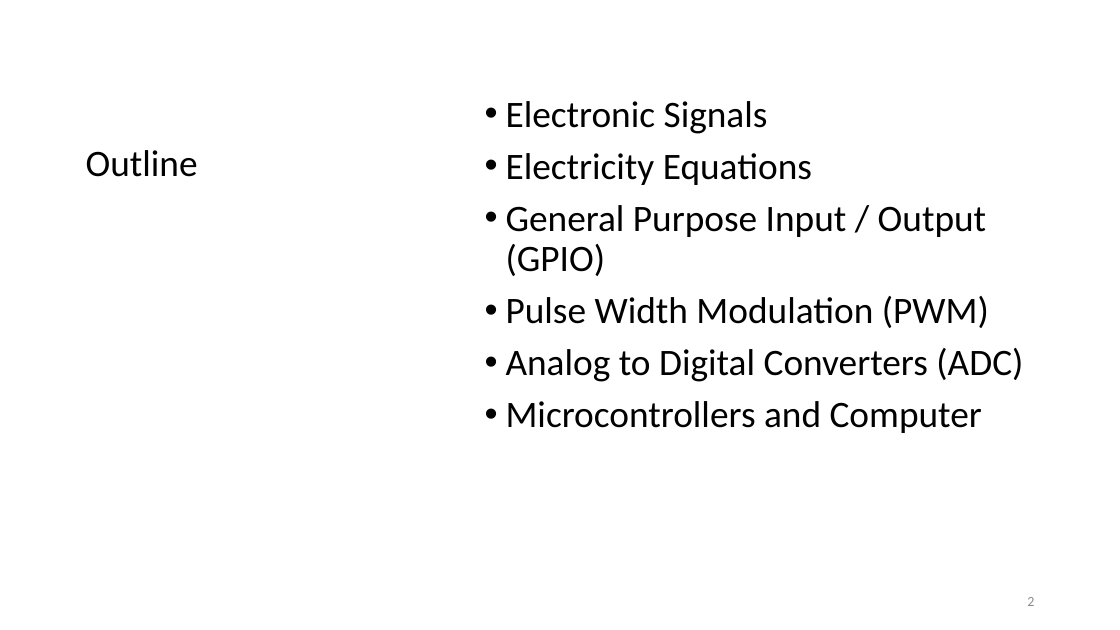
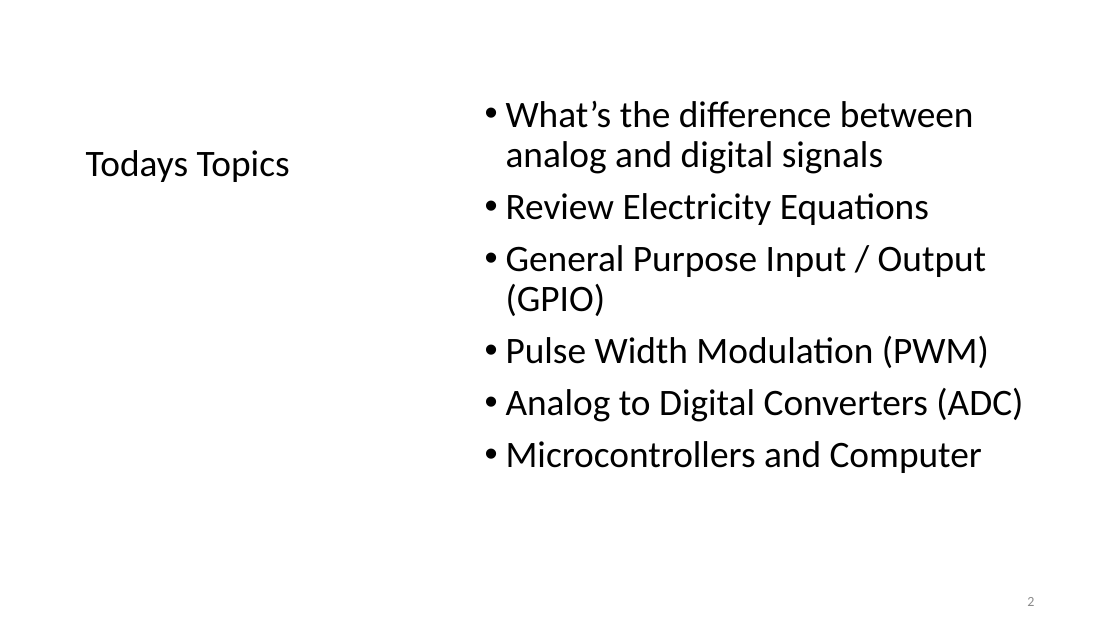
Before and after one commit to fxwalsh/project-2-2023, a slide deck: slide 2 of topic03/talk1/talk1.pptx. Drawn at 1120x630 pixels with LibreOffice and Linux fonts; fonts in the diff are those of the drawing. Boxes give left, top, right and bottom in pixels: in the first picture for what was removed or moved away, otherwise in the second. Text is boxed around its words. In the diff, an @@ line names an element or a change of style, - is before the commit and + after.

```diff
--- a/topic03/talk1/talk1.pptx
+++ b/topic03/talk1/talk1.pptx
@@ text at (506,101,974,225): text changed @@
-• Electronic Signals
-• Electricity Equations
+• What’s the difference between analog and digital signals
+• Review Electricity Equations
@@ title at (86,150,290,182): text changed @@
-Outline
+Todays Topics
```
Also in this commit, not shown: 2 other slides changed, 1 slide added, 6 slides removed, 1 other file.
